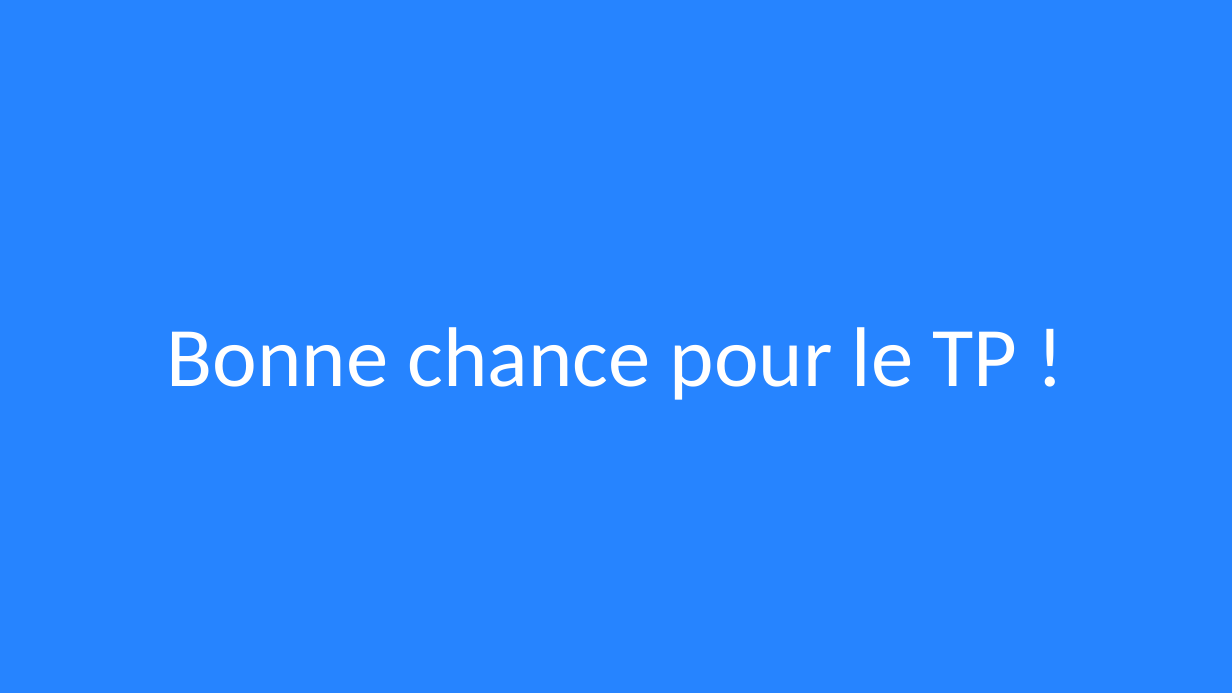
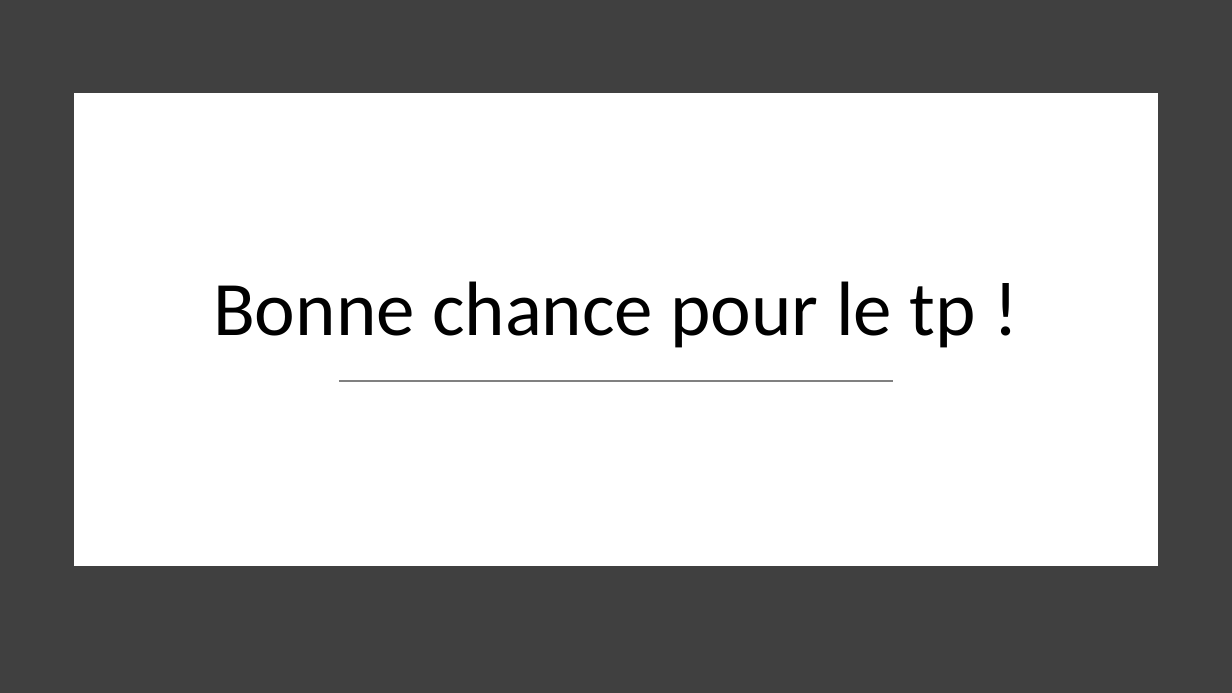
Before and after one commit to lukihd/Labo-Cloud-2020-2021, a slide deck: slide 14 of cours/docker/DOCKER.pptx (slide 13 before the commit). Drawn at 1232x693 pixels with LibreOffice and Linux fonts; fonts in the diff are those of the drawing. Boxes give left, top, right and bottom in pixels: in the first picture for what was removed or moved away, otherwise in the second. Text is boxed around its words. In the diff, an @@ line names an element or a change of style, - is before the commit and + after.

```diff
--- a/cours/docker/DOCKER.pptx
+++ b/cours/docker/DOCKER.pptx
@@ background #2684FF to #FFFFFF @@
@@ rectangle added at (0, 0, 1232, 693), fill #404040 @@
@@ rectangle added at (80, 99, 1152, 559), fill #FFFFFF, outline #FFFFFF 10 pt @@
@@ title "Bonne chance pour le tp ..." at (213, 281, 976, 348): vertical alignment middle to bottom @@
@@ title at (213, 281, 976, 348): text changed; size 66 to 60 pt; text colour #FFFFFF to #000000 @@
-Bonne chance pour le TP !
+Bonne chance pour le tp !
@@ line added from (339, 381) to (894, 381), #808080 1.75 pt @@
```
Also in this commit, not shown: 11 other slides changed, 2 slides added, 1 slide removed.
